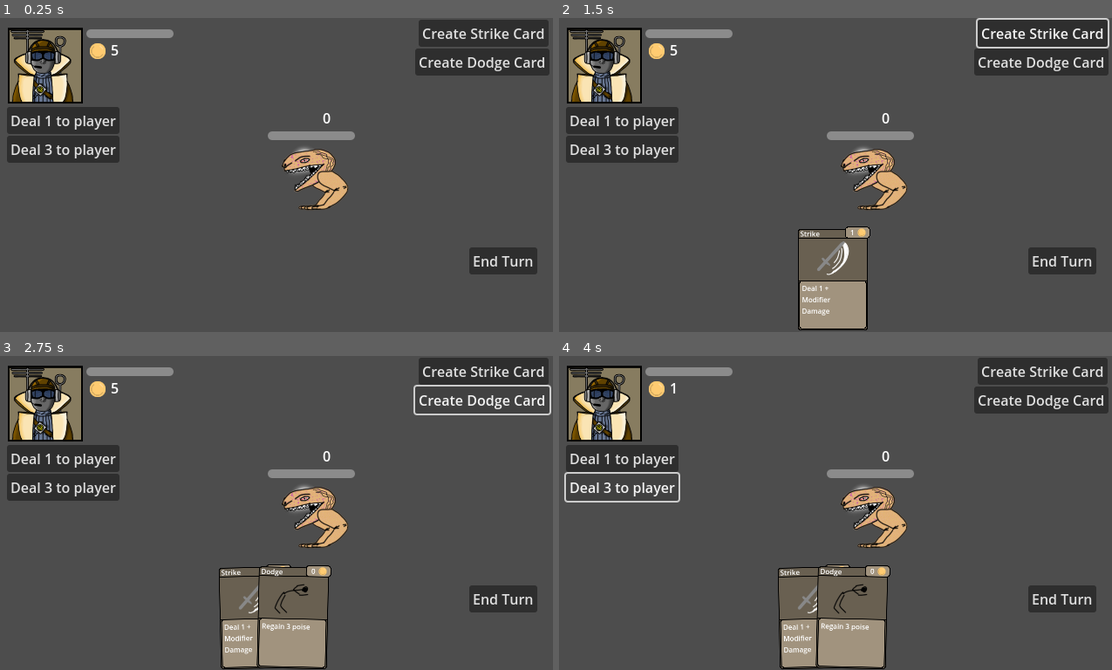
Above: before the commit, frames 1-4 (two rows, left to right).
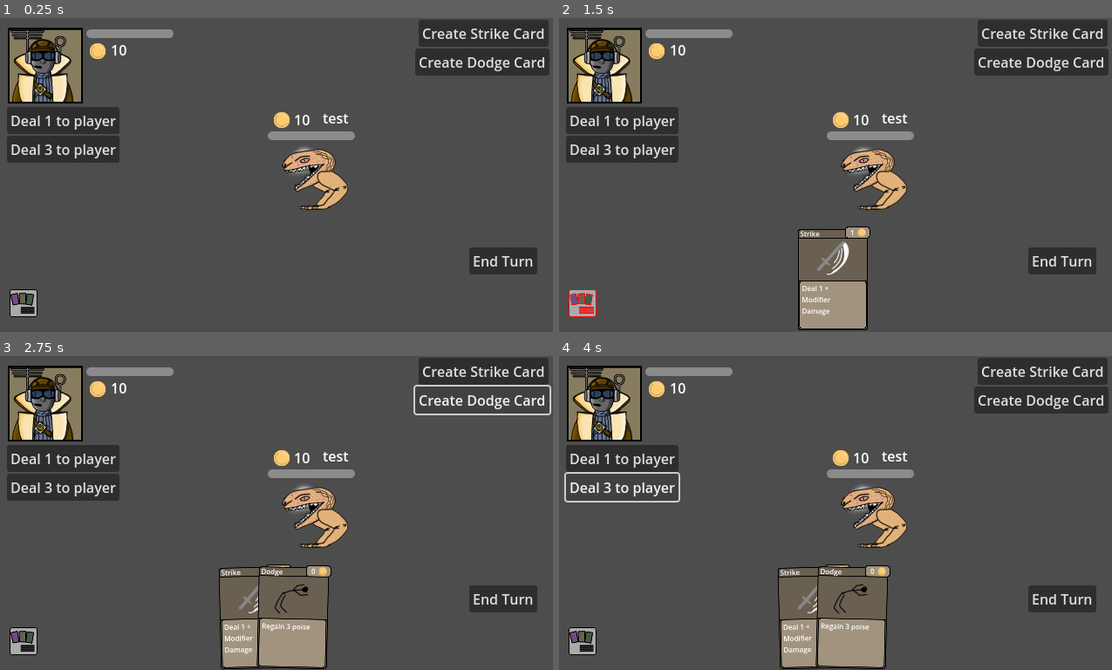
Above: after the commit, the same moments.

Repository: Kwism1127/FearNotDeath
Game: Godot game, scene res://main.tscn
Two runs of this game, one before a commit and one after it. Both use one fixed random seed, a clock stepped at 60 frames per second and the inputs below.
Inputs (mouse positions are in pixels of both pictures, inside the frame that each line leads up to):
- Up to frame 1 (0.25 s): no input
- Up to frame 2 (1.5 s): click "Create Strike Card" at 0.5 s; click (581, 303) at 1.27 s
- Up to frame 3 (2.75 s): click "Create Dodge Card" at 2 s
- Up to frame 4 (4 s): click "Deal 1 to player" at 2.75 s; click "Deal 3 to player" at 3.5 s

The runs differ from the first frame. In frame 1, 0.7% of the frame differs, in the area x 1-63%, y 8-96%; in frame 2, 1.0%, in the area x 1-100%, y 0-96%; in frame 3, 0.7%; in frame 4, 0.7%.
Error after the commit: Parse Error: Too few arguments for "add_card()" call. Expected at least 1 but received 0. (res://Scripts/main.gd:133)

Commit message:
Partial Deck Manager
Added some button icons
Added data structures to handle creating and displaying decks

Diff:
--- /dev/null
+++ b/Scripts/DataObjects/deck.gd
@@ -0,0 +1,22 @@
+class_name Deck extends RefCounted
+
+var card_collection: Dictionary = {}
+var id_counter:int = 0
+
+func add_card(_card: Complete_Card):
+	var _card_id = _generate_card_id(_card)
+	card_collection[_card_id] = IDCard.new(_card_id, _card)
+
+
+func _generate_card_id(_card: Complete_Card) -> int:
+	++id_counter
+	return id_counter
+
+func remove_card(_card_id: int):
+	card_collection.erase(_card_id)
+
+func update_card(_card_id: int, _card: Complete_Card):
+	card_collection[_card_id].card = _card
+
+func get_cards() -> Array[IDCard]:
+	return card_collection.values()
--- /dev/null
+++ b/Scripts/DataObjects/id_card.gd
@@ -0,0 +1,8 @@
+class_name IDCard extends RefCounted
+
+var id: int
+var card: Complete_Card
+
+func _init(_id: int, _card):
+	id = _id
+	card = _card
--- /dev/null
+++ b/Scripts/card_container.gd
@@ -0,0 +1,9 @@
+class_name CardContainer extends Container
+
+const CARD_POSITION_OFFSET: Vector2 = Vector2(43, 61)
+
+var card: Complete_Card:
+	set(_card):
+		card = _card
+		card.set_position(CARD_POSITION_OFFSET)
+		add_child(card)
--- /dev/null
+++ b/Scripts/deck_viewer.gd
@@ -0,0 +1,20 @@
+extends ScrollContainer
+
+@onready var card_container_scn: PackedScene = preload("res://UI Scenes/card_container.tscn")
+@onready var flow_container = $HFlowContainer
+
+func display_card_list(_cards: Array[Complete_Card]):
+	for card in _cards:
+		var card_container: CardContainer = card_container_scn.instantiate() as CardContainer
+		card_container.card = card
+		flow_container.add_child(card_container)
+
+
+# Called when the node enters the scene tree for the first time.
+func _ready():
+	pass # Replace with function body.
+
+
+# Called every frame. 'delta' is the elapsed time since the previous frame.
+func _process(delta):
+	pass
--- a/Scripts/game_manager.gd
+++ b/Scripts/game_manager.gd
@@ -1,5 +1,6 @@
 class_name Game_Manager extends Node2D
 
+var is_running: bool = true
 enum GameState {
 	PLAYER_TURN,
 	ENEMY_TURN,
@@ -8,6 +9,12 @@
 }
 
 @onready var current_state: GameState = GameState.PLAYER_TURN
+
+func pause():
+	is_running = false
+
+func unpause():
+	is_running = true
 
 func transition_state(_next_state: GameState):
 	match current_state:
--- a/Scripts/main.gd
+++ b/Scripts/main.gd
@@ -21,6 +21,9 @@
 
 # Called every frame. 'delta' is the elapsed time since the previous frame.
 func _process(_delta):
+	if !game_manager.is_running:
+		return
+
 	$GameScreen/PlayerCharacter/PoiseAmount.set_text(str($GameScreen/PlayerCharacter.poise))
 
 	if $GameScreen/PlayerCharacter.current_hp <= 0:
@@ -56,14 +59,14 @@
 		game_manager.transition_state(Game_Manager.GameState.PLAYER_TURN)
 
 	if game_manager.current_state == Game_Manager.GameState.VICTORY:
-		$EndScreenOverlays/VICTORY.visible = true
+		$CanvasLayer/VICTORY.visible = true
 	else:
-		$EndScreenOverlays/VICTORY.visible = false
+		$CanvasLayer/VICTORY.visible = false
 
 	if game_manager.current_state == Game_Manager.GameState.GAMEOVER:
-		$EndScreenOverlays/GAMEOVER.visible = true
+		$CanvasLayer/GAMEOVER.visible = true
 	else:
-		$EndScreenOverlays/GAMEOVER.visible = false
+		$CanvasLayer/GAMEOVER.visible = false
 
 func _on_deck_n_hand_card_activated(_card: ):
 	var _cost_package = _card.get_cost()
@@ -119,3 +122,13 @@
 func _on_end_turn_button_pressed():
 	if game_manager.current_state == Game_Manager.GameState.PLAYER_TURN:
 		game_manager.transition_state(Game_Manager.GameState.ENEMY_TURN)
+
+
+
+func _on_show_deck_pressed():
+	game_manager.pause()
+	$CanvasLayer/DeckViewer.visible = true
+
+	var list = Deck.new()
+	list.add_card()
+	$CanvasLayer/DeckViewer.display_card_list(list)
--- /dev/null
+++ b/UI Scenes/card_container.tscn
@@ -0,0 +1,7 @@
+[gd_scene load_steps=2 format=3 uid="uid://bmdbdoce4lmoq"]
+
+[ext_resource type="Script" path="res://Scripts/card_container.gd" id="1_wpiml"]
+
+[node name="CardContainer" type="Container"]
+custom_minimum_size = Vector2(86, 122)
+script = ExtResource("1_wpiml")
--- /dev/null
+++ b/UI Scenes/deck_viewer.tscn
@@ -0,0 +1,23 @@
+[gd_scene load_steps=2 format=3 uid="uid://djqvmctlbw1rk"]
+
+[ext_resource type="Script" path="res://Scripts/deck_viewer.gd" id="1_d6lr8"]
+
+[node name="DeckViewer" type="ScrollContainer"]
+anchors_preset = 8
+anchor_left = 0.5
+anchor_top = 0.5
+anchor_right = 0.5
+anchor_bottom = 0.5
+offset_left = -250.0
+offset_top = -150.0
+offset_right = 250.0
+offset_bottom = 150.0
+grow_horizontal = 2
+grow_vertical = 2
+horizontal_scroll_mode = 3
+vertical_scroll_mode = 3
+script = ExtResource("1_d6lr8")
+
+[node name="HFlowContainer" type="HFlowContainer" parent="."]
+layout_mode = 2
+size_flags_horizontal = 3
--- a/main.tscn
+++ b/main.tscn
@@ -7,6 +7,10 @@
 [ext_resource type="Script" path="res://Scripts/character.gd" id="2_pg0s2"]
 [ext_resource type="Texture2D" uid="uid://betqtwiihe121" path="res://Assets/biter.png" id="3_hc0yc"]
 [ext_resource type="Texture2D" uid="uid://drngv8orhpi1x" path="res://Assets/poise_cost_icon.png" id="5_uqpks"]
+[ext_resource type="Texture2D" uid="uid://bi03t0rnkkm6s" path="res://Assets/collection_button.png" id="8_1bxhu"]
+[ext_resource type="Texture2D" uid="uid://bgmklftx2t1pb" path="res://Assets/collection_button_pressed.png" id="9_8s1kr"]
+[ext_resource type="Texture2D" uid="uid://cynsm45mysxpx" path="res://Assets/collection_button_hovered.png" id="10_cfrwu"]
+[ext_resource type="PackedScene" uid="uid://djqvmctlbw1rk" path="res://UI Scenes/deck_viewer.tscn" id="11_ew7gk"]
 
 [sub_resource type="Theme" id="Theme_h223y"]
 
@@ -19,6 +23,16 @@
 
 [node name="Main" type="Node2D"]
 script = ExtResource("1_x0rx3")
+
+[node name="ShowDeck" type="TextureButton" parent="."]
+offset_left = 17.0
+offset_top = 311.0
+offset_right = 145.0
+offset_bottom = 439.0
+scale = Vector2(0.25, 0.25)
+texture_normal = ExtResource("8_1bxhu")
+texture_pressed = ExtResource("9_8s1kr")
+texture_hover = ExtResource("10_cfrwu")
 
 [node name="GameManager" type="Node2D" parent="."]
 script = ExtResource("2_8pcyo")
@@ -117,9 +131,9 @@
 offset_bottom = 294.0
 text = "End Turn"
 
-[node name="EndScreenOverlays" type="CanvasLayer" parent="."]
-
-[node name="GAMEOVER" type="ColorRect" parent="EndScreenOverlays"]
+[node name="CanvasLayer" type="CanvasLayer" parent="."]
+
+[node name="GAMEOVER" type="ColorRect" parent="CanvasLayer"]
 visible = false
 anchors_preset = 15
 anchor_right = 1.0
@@ -128,7 +142,7 @@
 grow_vertical = 2
 color = Color(0.243137, 0, 0, 0.854902)
 
-[node name="GAMEOVER" type="Label" parent="EndScreenOverlays/GAMEOVER"]
+[node name="GAMEOVER" type="Label" parent="CanvasLayer/GAMEOVER"]
 layout_mode = 1
 anchors_preset = 8
 anchor_left = 0.5
@@ -146,7 +160,7 @@
 horizontal_alignment = 1
 vertical_alignment = 1
 
-[node name="VICTORY" type="ColorRect" parent="EndScreenOverlays"]
+[node name="VICTORY" type="ColorRect" parent="CanvasLayer"]
 visible = false
 anchors_preset = 15
 anchor_right = 1.0
@@ -155,7 +169,7 @@
 grow_vertical = 2
 color = Color(0.733333, 0.964706, 0.960784, 0.6)
 
-[node name="VICTORY" type="Label" parent="EndScreenOverlays/VICTORY"]
+[node name="VICTORY" type="Label" parent="CanvasLayer/VICTORY"]
 layout_mode = 1
 anchors_preset = 8
 anchor_left = 0.5
@@ -173,6 +187,24 @@
 horizontal_alignment = 1
 vertical_alignment = 1
 
+[node name="ColorRect" type="ColorRect" parent="CanvasLayer"]
+visible = false
+anchors_preset = 8
+anchor_left = 0.5
+anchor_top = 0.5
+anchor_right = 0.5
+anchor_bottom = 0.5
+offset_left = -250.0
+offset_top = -150.0
+offset_right = 250.0
+offset_bottom = 150.0
+grow_horizontal = 2
+grow_vertical = 2
+
+[node name="DeckViewer" parent="CanvasLayer" instance=ExtResource("11_ew7gk")]
+visible = false
+
+[connection signal="pressed" from="ShowDeck" to="." method="_on_show_deck_pressed"]
 [connection signal="card_activated" from="DeckNHand" to="." method="_on_deck_n_hand_card_activated"]
 [connection signal="pressed" from="DamagePlayer1" to="." method="_on_damage_player_1_pressed"]
 [connection signal="pressed" from="DamagePlayer3" to="." method="_on_damage_player_3_pressed"]
Binary file added: Assets/collection_button.png
Not shown, added: Assets/collection_button.png.import
Binary file added: Assets/collection_button_hovered.png
Not shown, added: Assets/collection_button_hovered.png.import
Binary file added: Assets/collection_button_pressed.png
Not shown, added: Assets/collection_button_pressed.png.import
Not shown: 1 places in main.tscn that only renumber resources
